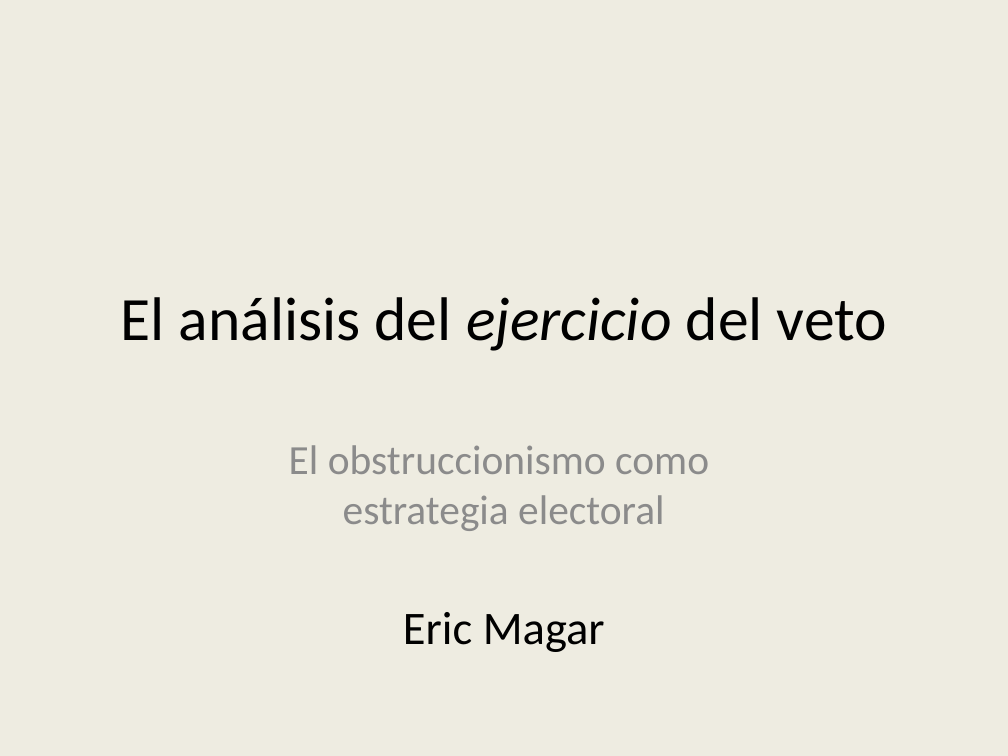
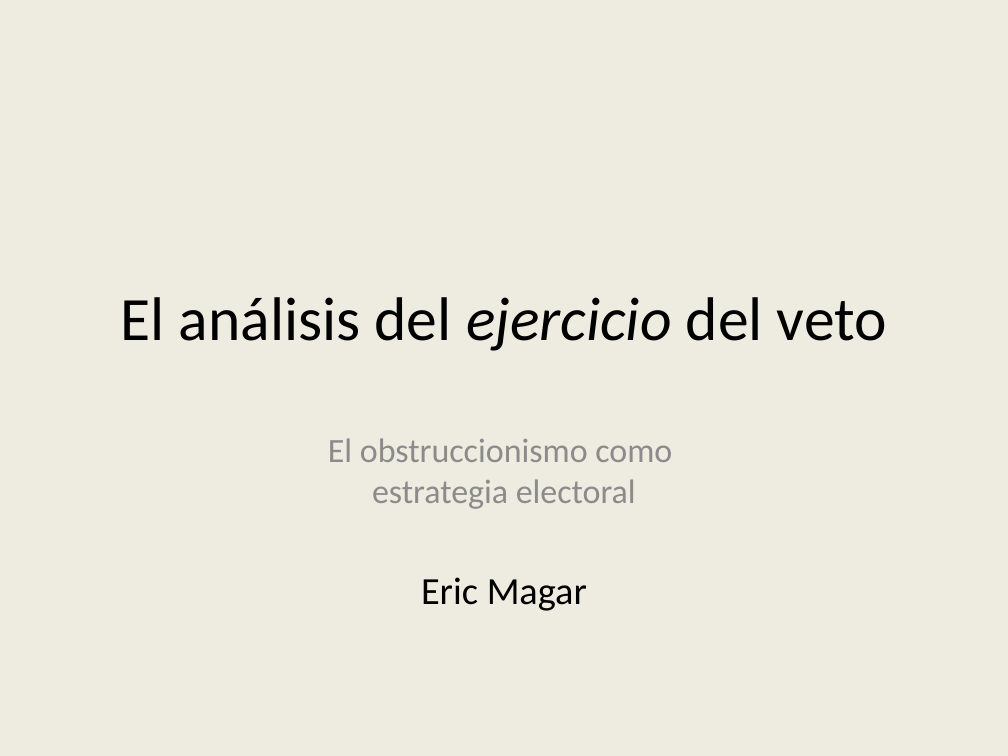
Before and after one commit to emagar/ep3, a slide deck: slide 1 of clases/09posTaking/vetoPositionTaking.pptx. Drawn at 1008x756 pixels with LibreOffice and Linux fonts; fonts in the diff are those of the drawing. Boxes give left, top, right and bottom in pixels: in the first picture for what was removed or moved away, otherwise in the second. Text is boxed around its words. In the diff, an @@ line names an element or a change of style, - is before the commit and + after.

```diff
--- a/clases/09posTaking/vetoPositionTaking.pptx
+++ b/clases/09posTaking/vetoPositionTaking.pptx
@@ subtitle "El obstruccionismo como estrategia electoral" at <box>328,438,672,611</box>: size 29.6 to 24.3 pt, text colour #8C8C8C to #8B8B8B in "El obstruccionismo como estrategia electoral"; size 33.3 to 27.4 pt in "Eric Magar" @@
```
Also in this commit, not shown: 7 other slides changed.
